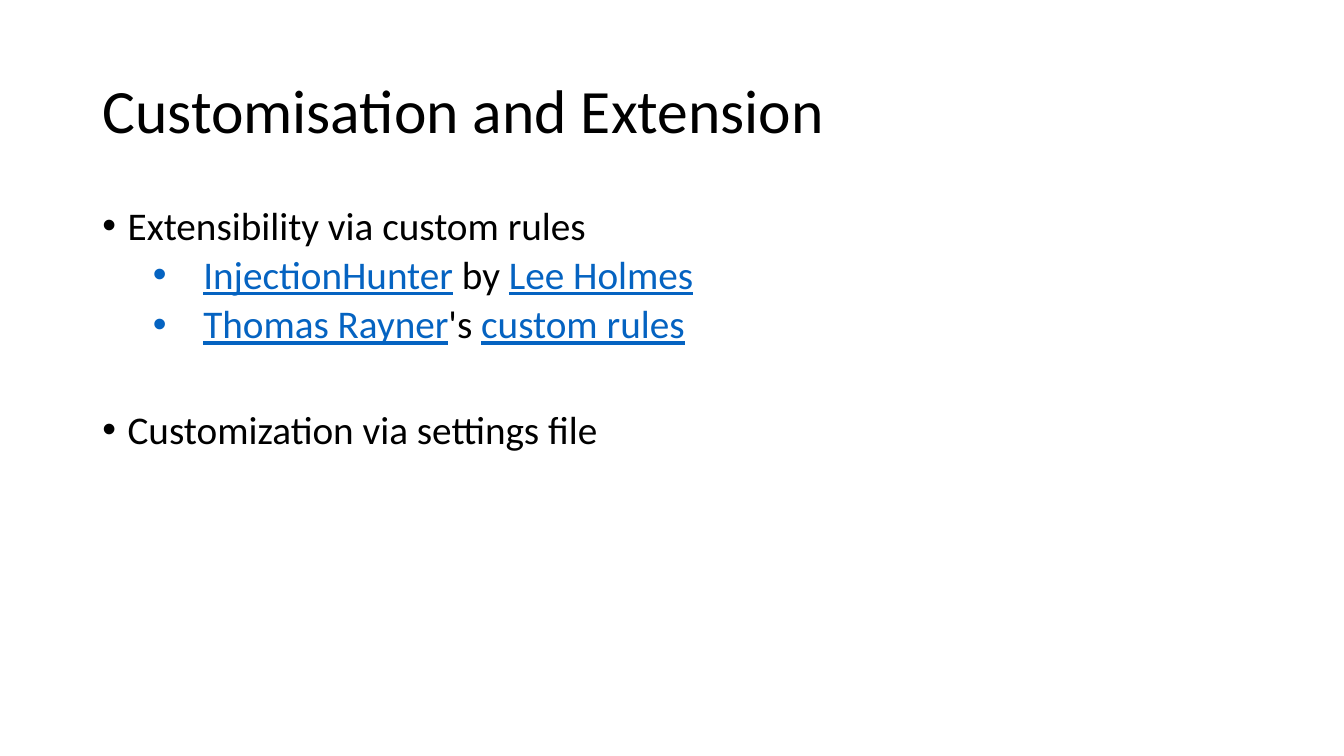
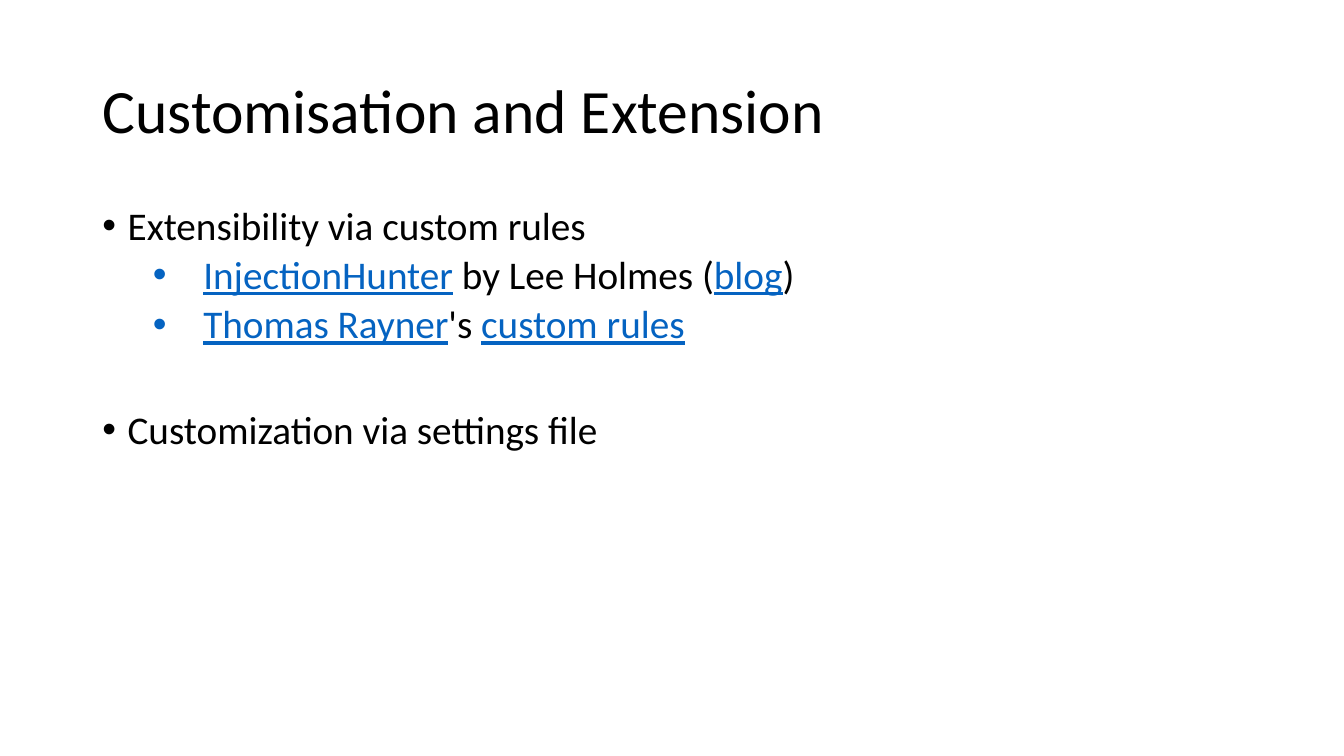
Before and after one commit to bergmeister/PSHSummit2019, a slide deck: slide 17 of PSSummit-ChristophBergmeister.pptx. Drawn at 1344x756 pixels with LibreOffice and Linux fonts; fonts in the diff are those of the drawing; background and template pictures are left out. Boxes give left, top, right and bottom in pixels: in the first picture for what was removed or moved away, otherwise in the second. Text is boxed around its words. In the diff, an @@ line names an element or a change of style, - is before the commit and + after.

```diff
--- a/PSSummit-ChristophBergmeister.pptx
+++ b/PSSummit-ChristophBergmeister.pptx
@@ text at (203, 260, 794, 296): text changed @@
-      • InjectionHunter by Lee Holmes
+      • InjectionHunter by Lee Holmes (blog)
```
Also in this commit, not shown: 1 other slide changed.
